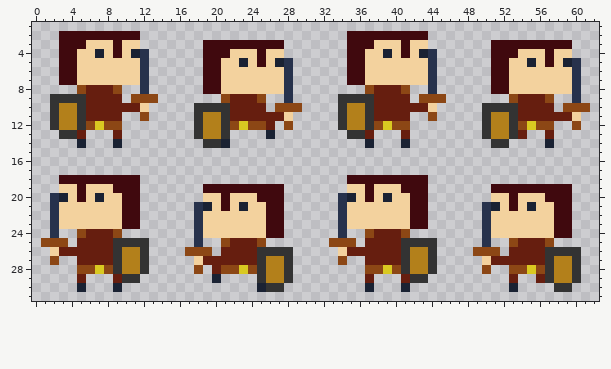
Pixel-art sprite: Assets/Sprites/char.png. Above is the file before it was changed.
The file is 64x64 pixels. Shown: x 0..62, y 1..31.
After the commit:
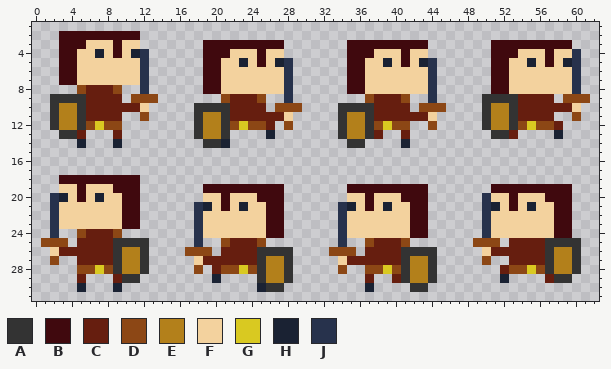
Palette (. is transparent): A #333333  B #40090e  C #661e0f  D #8c4715  E #b3801b  F #f3d29e  G #d9c921  H #1a2233  J #27324c
Difference:
y 2: x 35..43 BBBBBBBBB -> .........
y 3: x 38..40 FFF -> BBB; x 42..43 FF -> BB
y 4: x 37 F -> B; x 39 H -> F; x 43..44 HJ -> F.; x 60 . -> J
y 5: x 39 F -> H; x 41 F -> B; x 43 F -> H
y 8: x 35..43 ..DCCCD.. -> BBFFFFFFF
y 9: x 34..37 AAAA -> ...D; x 41 C -> D; x 43..45 DDD -> .J.; x 50..53 ...D -> AAAA; x 57 D -> C; x 59..61 .J. -> DDD
y 10: x 35..36 EE -> AA; x 42..45 CCF. -> .DDD; x 51..52 AA -> EE; x 58..61 .DDD -> CCF.
y 11: x 42..44 ..D -> CCF; x 58..60 CCF -> ..D
y 12: x 44 . -> D; x 58 . -> C; x 60 D -> .
y 13: x 34..38 .AAC. -> AEEAC; x 50..54 AEEAC -> .AAC.; x 57..58 C. -> .H
y 14: x 35..37 ..H -> AA.; x 51..52 AA -> ..; x 57 H -> .
y 18: x 35..43 BBBBBBBBB -> .........
y 19: x 35..36 FF -> BB; x 38..40 FFF -> BBB
y 20: x 34..35 JH -> .F; x 39 H -> F; x 41 F -> B; x 50 . -> J
y 21: x 35 F -> H; x 37 F -> B; x 39 F -> H
y 24: x 35..43 ..DCCCD.. -> FFFFFFFBB
y 25: x 33..35 DDD -> .J.; x 37 C -> D; x 41..44 AAAA -> D...; x 49..51 .J. -> DDD; x 53 D -> C; x 57..60 D... -> AAAA
y 26: x 33..36 .FCC -> DDD.; x 42..43 EE -> AA; x 49..52 DDD. -> .FCC; x 58..59 AA -> EE
y 27: x 34..36 D.. -> FCC; x 50..52 FCC -> D..
y 28: x 34 . -> D; x 50 D -> .; x 52 . -> C
y 29: x 40..44 .CAA. -> CAEEA; x 52..53 .C -> H.; x 56..60 CAEEA -> .CAA.
y 30: x 41..43 H.. -> .AA; x 53 H -> .; x 58..59 AA -> ..
Pixel boxes of the changes (left, top, right, bottom) in both pictures:
changed: (329, 31, 590, 292)
